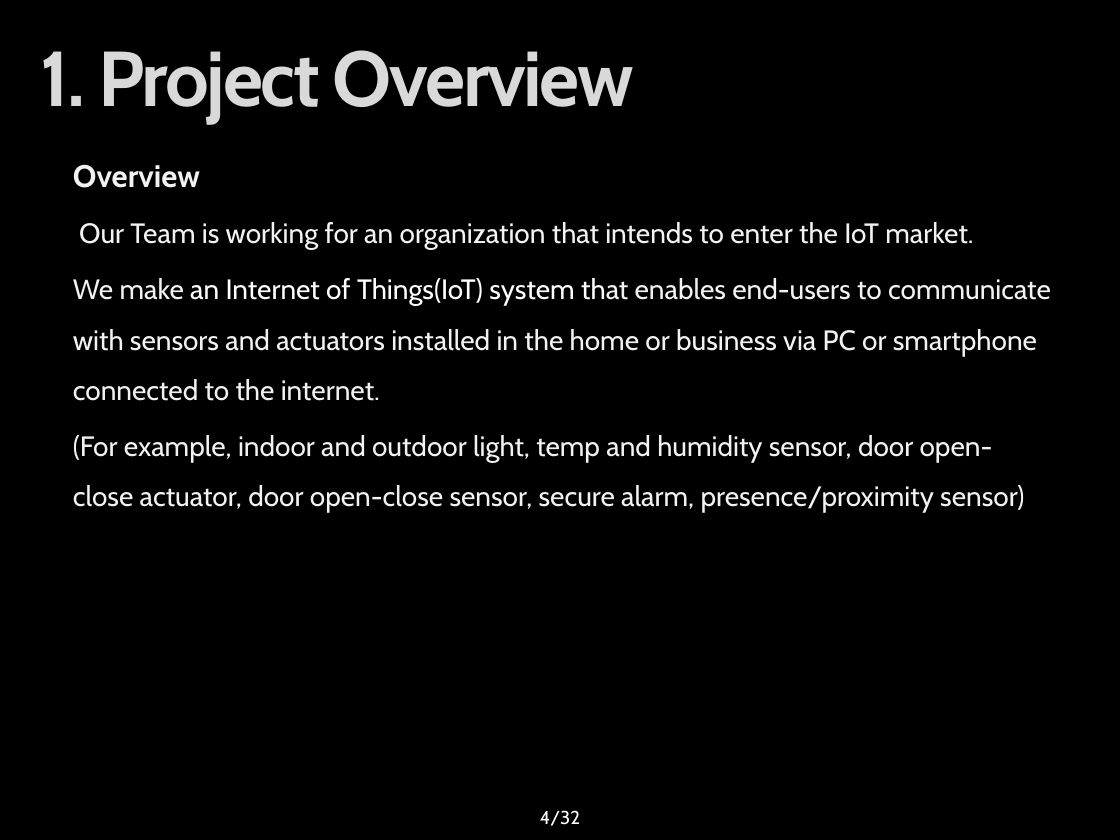
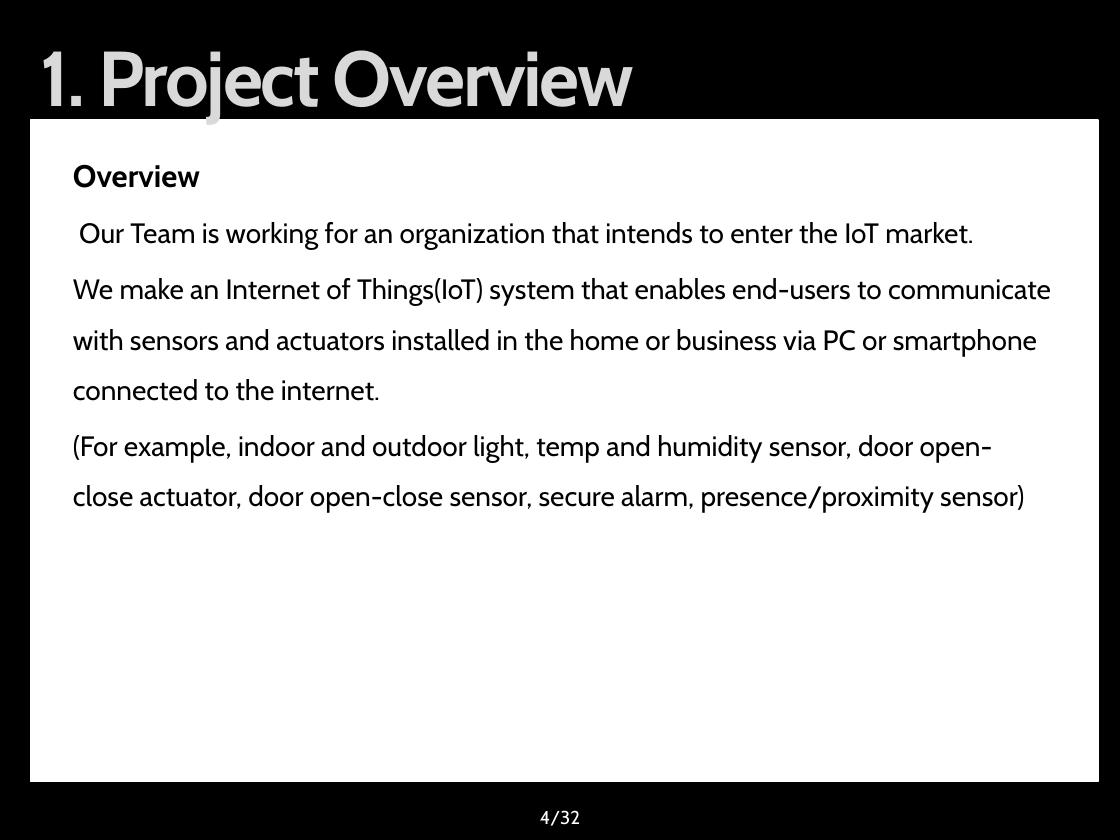
Before and after one commit to youkkwon/smarthome, a slide deck: slide 4 of doc/Docs/IoT System Final Presentation_0624.pptx. Drawn at 1120x840 pixels with LibreOffice and Linux fonts; fonts in the diff are those of the drawing; background and template pictures are left out. Boxes give left, top, right and bottom in pixels: in the first picture for what was removed or moved away, otherwise in the second. Text is boxed around its words. In the diff, an @@ line names an element or a change of style, - is before the commit and + after.

```diff
--- a/doc/Docs/IoT System Final Presentation_0624.pptx
+++ b/doc/Docs/IoT System Final Presentation_0624.pptx
@@ rectangle added at <box>31,120,1099,782</box>, fill #FFFFFF, outline #FFFFFF 0.75 pt @@
@@ text "Overview" at <box>73,164,1051,513</box>: text colour #F2F2F2 to #000000; text colour #FFFFFF to #000000 in "an Internet of Things(IoT) system that" @@
```
Also in this commit, not shown: 27 other slides changed.
